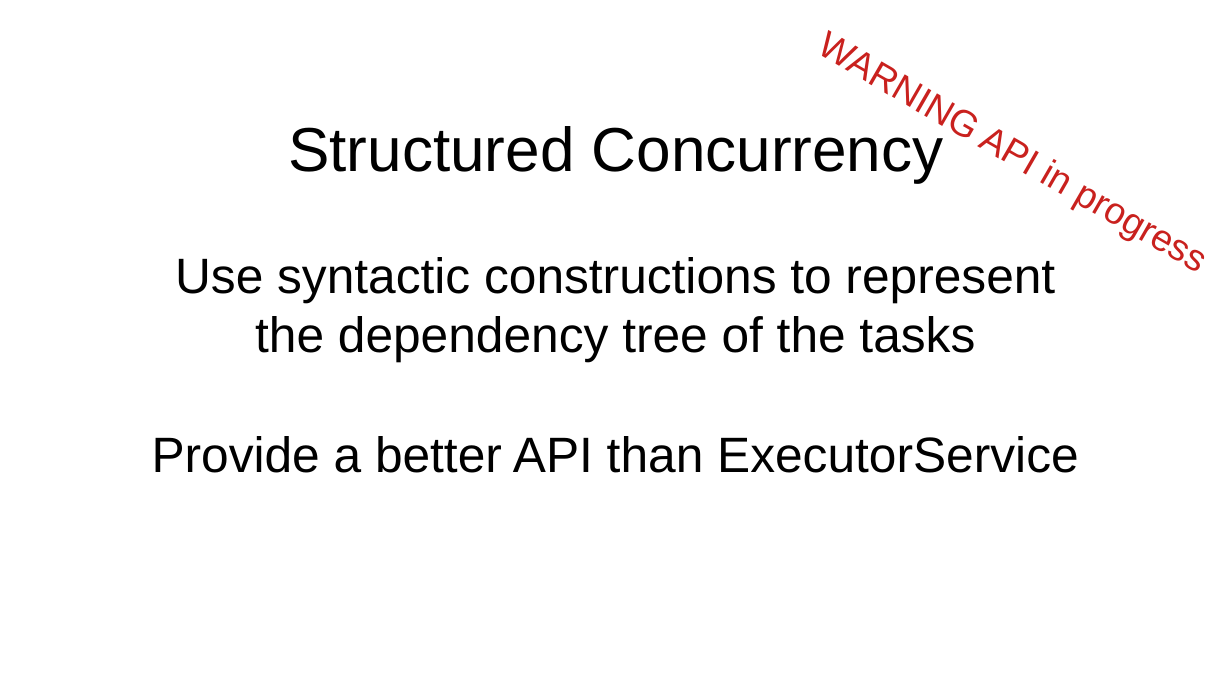
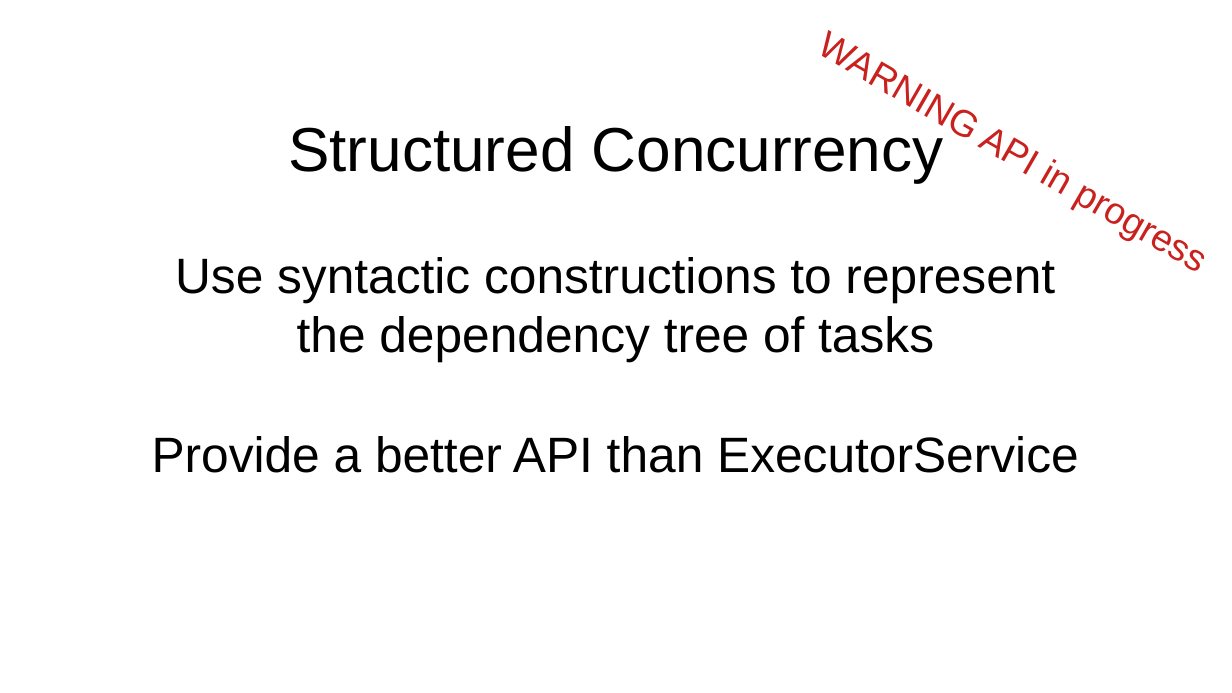
Before and after one commit to forax/loom-fiber, a slide deck: slide 43 of loom is looming.odp. Drawn at 1232x693 pixels with LibreOffice and Linux fonts; fonts in the diff are those of the drawing. Boxes give left, top, right and bottom in pixels: in the first picture for what was removed or moved away, otherwise in the second. Text is boxed around its words. In the diff, an @@ line names an element or a change of style, - is before the commit and + after.

```diff
--- a/loom is looming.odp
+++ b/loom is looming.odp
@@ subtitle at bbox=[175, 257, 1055, 362]: text changed @@
-Use syntactic constructions to represent
-the dependency tree of the tasks
+Use syntactic constructions to represent
+the dependency tree of tasks
```
Also in this commit, not shown: 2 other slides changed, 2 other files.
